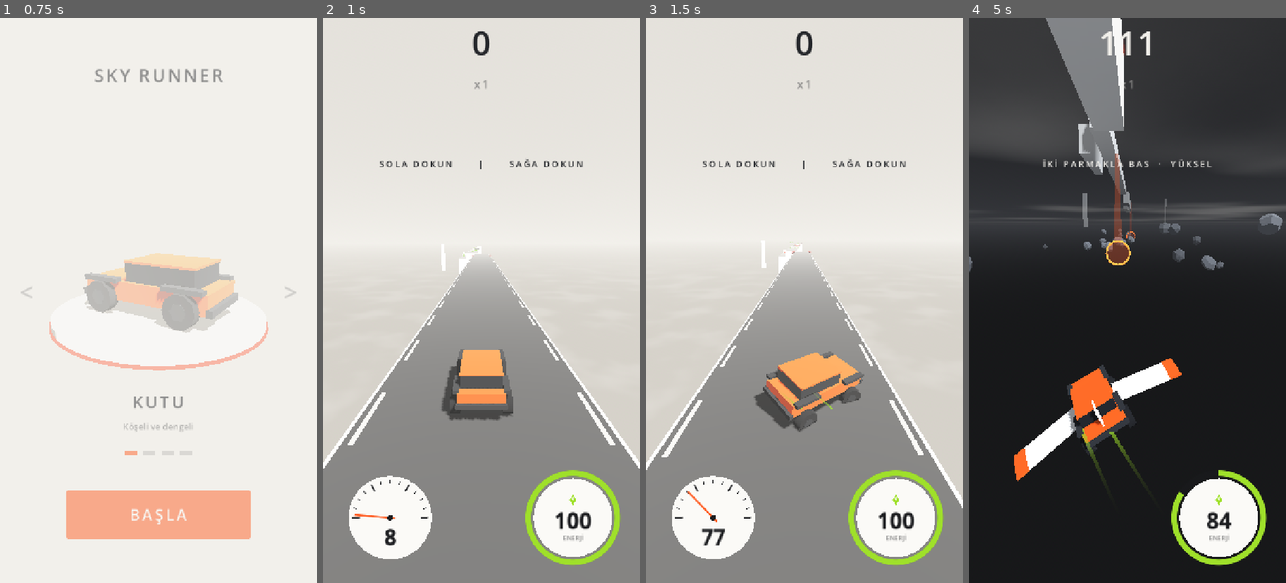
Above: before the commit, frames 1-4 (left to right).
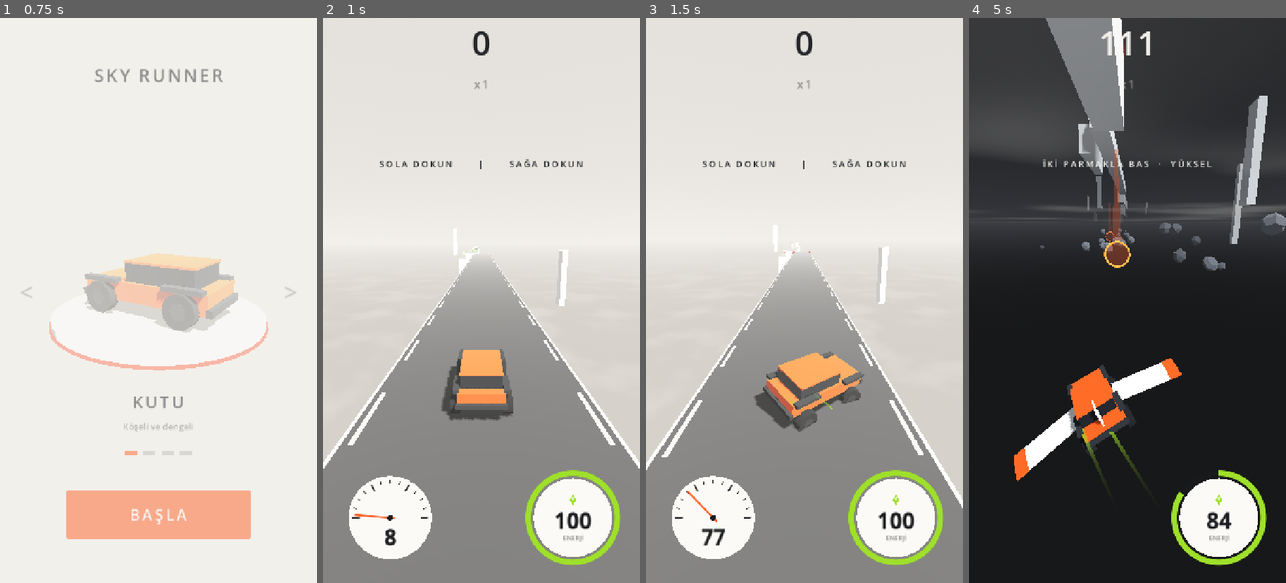
Above: after the commit, the same moments.

Repository: basarbellisan/Runny
Game: Godot game, scene res://scenes/menu.tscn
Two runs of this game, one before a commit and one after it. Both use one fixed random seed, a clock stepped at 60 frames per second and the inputs below.
Inputs (mouse positions are in pixels of both pictures, inside the frame that each line leads up to):
- Up to frame 1 (0.75 s): click "BAŞLA" at 0.5 s
- Up to frame 2 (1 s): no input
- Up to frame 3 (1.5 s): tap Enter at 1.25, 1.35 s; move the mouse to (874, 272) at 1.27 s; hold D from 1.28 s (still down); click (874, 272) at 1.42 s
- Up to frame 4 (5 s): tap Space at 1.52, 4.52 s; release D at 2 s; drag from (1064, 328) to (1111, 413) at 2.02 s; move the mouse to (1159, 176) at 2.77 s; hold D 2.78-3.5 s; tap Enter at 2.85, 4.35 s; drag from (1111, 413) to (1032, 215) at 3.52 s; move the mouse to (1222, 385) at 4.27 s; hold A from 4.28 s (still down)

Frame 1 is identical in both runs. In frame 2, 0.3% of the frame differs, in the area x 37-78%, y 40-51%; in frame 3, 0.3%; in frame 4, 2.2%, in the area x 0-100%, y 13-45%.

Commit message:
Bring back road variety: shorter event roads, starvation boost, side roads favored
The action changes made plain event roads long and frequent, which pushed
networks, side roads and forks out (patterns per 4 min run fell from ~2.3/km
to 1.7/km, networks 7-9 -> 3-6). Plain-road weight is back to normal, event
content is shorter and its growth capped at 1.3x, plain roads inside other
patterns are never dense, network weight is higher, side pieces (low/high)
are favored in networks, and a starvation boost raises the chance of
patterns that haven't appeared for a while. tools/road_variety.py measures it.

Co-Authored-By: Claude Opus 5.5 <noreply@anthropic.com>
Claude-Session: https://claude.ai/code/session_016S88RPn945sNcGg6oLe6PH

Diff:
--- a/scripts/road_generator.gd
+++ b/scripts/road_generator.gd
@@ -92,7 +92,7 @@
 
 ## Düz yolların ritmi: her ruh hâlinin süresi (sn, o anki hızla; min, max)
 ## (iniş ve pist ışıkları bölgesinin dışında kalan, olayların dizildiği kısım)
-const MOOD_SECONDS := {"nefes": Vector2(0.0, 0.5), "orta": Vector2(1.6, 2.8), "yoğun": Vector2(2.6, 4.2)}
+const MOOD_SECONDS := {"nefes": Vector2(0.0, 0.5), "orta": Vector2(1.0, 2.0), "yoğun": Vector2(1.8, 3.2)}
 
 ## Ana seviye ve alçak seviye (yol üstü yüksekliği)
 const MAIN_LEVEL := 0.0
@@ -134,7 +134,7 @@
 ## sonra gelir; düz uzun bir yolun bu olasılıkla ağ olması, mesafeyle artar (az -> çok)
 @export var network_from := 0.0
 ## Yol ağı kalıbının ağırlığı (başta, network_full_at'ta); diğer kalıplar ~0.5-1.1
-@export var network_weight := Vector2(0.7, 1.5)
+@export var network_weight := Vector2(1.2, 2.4)
 @export var network_full_at := 4000.0
 ## Yatık yollar (yana yatıp düzelen) bu mesafeden sonra gelir; ağırlık ve en fazla açı
 @export var banks_from := 0.0
@@ -190,6 +190,8 @@
 ## Sıradaki ana yolların tarifi (kalıptan gelir)
 var _plan: Array[Dictionary] = []
 var _recent: Array[String] = []
+## Her kalıbın son gelişinden bu yana kaç kalıp geçti
+var _since := {}
 ## Son kullanılan yol içi olaylar (aynısı hemen tekrar gelmesin)
 var _recent_events: Array[String] = []
 var _last_mood := ""
@@ -419,8 +421,7 @@
 	var high := level > MAIN_LEVEL + 3.0
 	# Başta kalıplar kolay hâlleriyle gelir (ease 0 → 1)
 	var ease := clampf(travelled / maxf(ease_distance, 1.0), 0.0, 1.0)
-	# Olaylı düz yollar aksiyonla sıklaşır (diğer kalıpların içi daha boş kalıyor)
-	var options := [["düz", 0.9 * maxf(_act, 1.0)]]
+	var options := [["düz", 0.9]]
 	if travelled >= slopes_from:
 		options.append(["eğim", 0.6])
 		if not low:
@@ -440,7 +441,10 @@
 	if travelled >= network_from:
 		var dens := clampf((travelled - network_from) / maxf(network_full_at - network_from, 1.0), 0.0, 1.0)
 		options.append(["ağ", lerpf(network_weight.x, network_weight.y, dens)])
-	# Tekrar yok: son kalıp hiç gelmez, son birkaç kalıbın şansı düşer
+	# Tekrar yok: son kalıp hiç gelmez, son birkaç kalıbın şansı düşer.
+	# Aç kalma: uzun süredir gelmeyen kalıbın şansı artar (her kalıp düzenli görünsün).
+	for o in options:
+		o[1] *= minf(1.0 + 0.35 * float(_since.get(o[0], 6)), 4.0)
 	var total := 0.0
 	for o in options:
 		if not _recent.is_empty() and _recent[-1] == o[0] and options.size() > 1:
@@ -457,6 +461,9 @@
 			break
 	pattern_counts[kind] = int(pattern_counts.get(kind, 0)) + 1
 	_current_kind = kind
+	for k in _since:
+		_since[k] = int(_since[k]) + 1
+	_since[kind] = 0
 	_recent.append(kind)
 	if _recent.size() > 3:
 		_recent.pop_front()
@@ -464,7 +471,7 @@
 		"ağ":
 			_plan.append({"network": true})
 		"düz":
-			for i in _rng.randi_range(1, 3):
+			for i in _rng.randi_range(1, 2):
 				_plan.append({})
 		"eğim":
 			var dir := -1.0 if _rng.randf() < 0.5 else 1.0
@@ -591,12 +598,16 @@
 	if network:
 		width = maxf(width, 6.0)
 		length = _clear_start(v, _land_far_estimate(v, dh, gap, slope)) \
-			+ v * _rng.randf_range(3.5, 5.5) * maxf(1.0, _act * 0.5) + _clear_end(v)
+			+ v * _rng.randf_range(3.5, 5.5) * clampf(_act * 0.5, 1.0, 1.3) + _clear_end(v)
 	elif plain and travelled > obstacles_from:
 		mood = _next_mood(difficulty)
+		# Başka bir kalıbın içindeki düz yol (vadinin dibi, merdiven basamağı...) kısa kalsın:
+		# kalıbın kendisi asıl olay
+		if not spec.is_empty() and mood == "yoğun":
+			mood = "orta"
 		# Aksiyon arttıkça olaylı kısım da uzar: iniş/pist bölgelerine göre payı büyür
 		var content := v * float(MOOD_SECONDS[mood].x + _rng.randf() * (MOOD_SECONDS[mood].y - MOOD_SECONDS[mood].x)) \
-			* float(spec.get("len", 1.0)) * maxf(1.0, _act * 0.5)
+			* float(spec.get("len", 1.0)) * clampf(_act * 0.5, 1.0, 1.3)
 		length = _clear_start(v, _land_far_estimate(v, dh, gap, slope)) + content + _clear_end(v)
 		# Olaylı yol dar olmasın: dar yolda çoğu olay (kapı, zikzak, çakıl şeridi...) seçilemez
 		if mood != "nefes":
@@ -668,7 +679,7 @@
 	elif spec.get("dead_end", false):
 		_add_dead_end(prev, seg, -main_side, v, vy_b)
 		_fill_events(seg, v, z_start - _clear_start(v, land_far), seg.z_end + _clear_end(v), "orta")
-	elif mood == "" and _rng.randf() < side_road_chance:
+	elif (mood == "" or seg == first) and _rng.randf() < side_road_chance:
 		_add_side_road(seg)
 	_road_crystals(first, v, travelled)
 	_add_decor(first)
@@ -1711,7 +1722,8 @@
 	for attempt in 10:
 		if cursor - v * 1.5 < z_last:
 			break
-		var options := [["rampa", 1.0], ["slalom", 0.4 + 0.5 * dens], ["alt", 1.0], ["üst", 0.9]]
+		# Yan yollar (alt/üst) ağın asıl seçimi: ağırlıkları yüksek
+		var options := [["rampa", 0.8], ["slalom", 0.4 + 0.4 * dens], ["alt", 1.5], ["üst", 1.4]]
 		var total := 0.0
 		for o in options:
 			if o[0] == last:
Not shown, changed: README.md
Not shown, added: tools/road_variety.py
